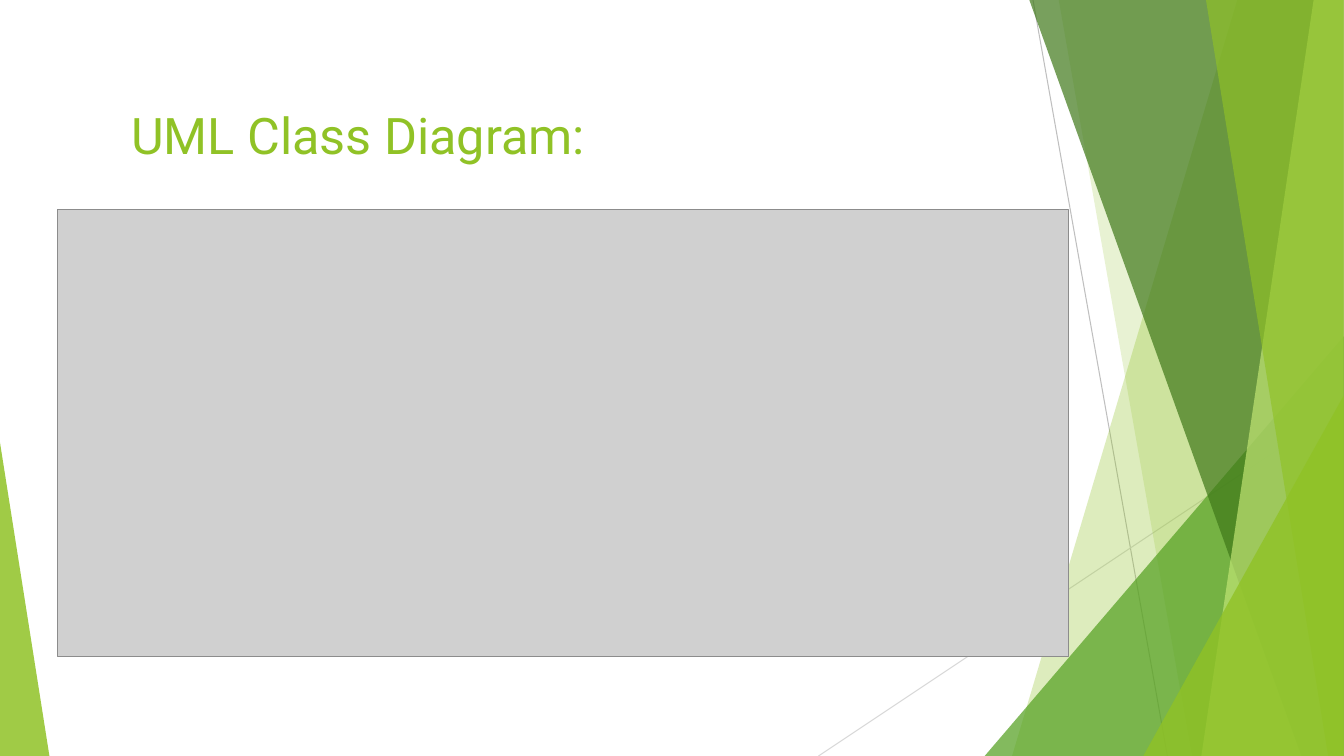
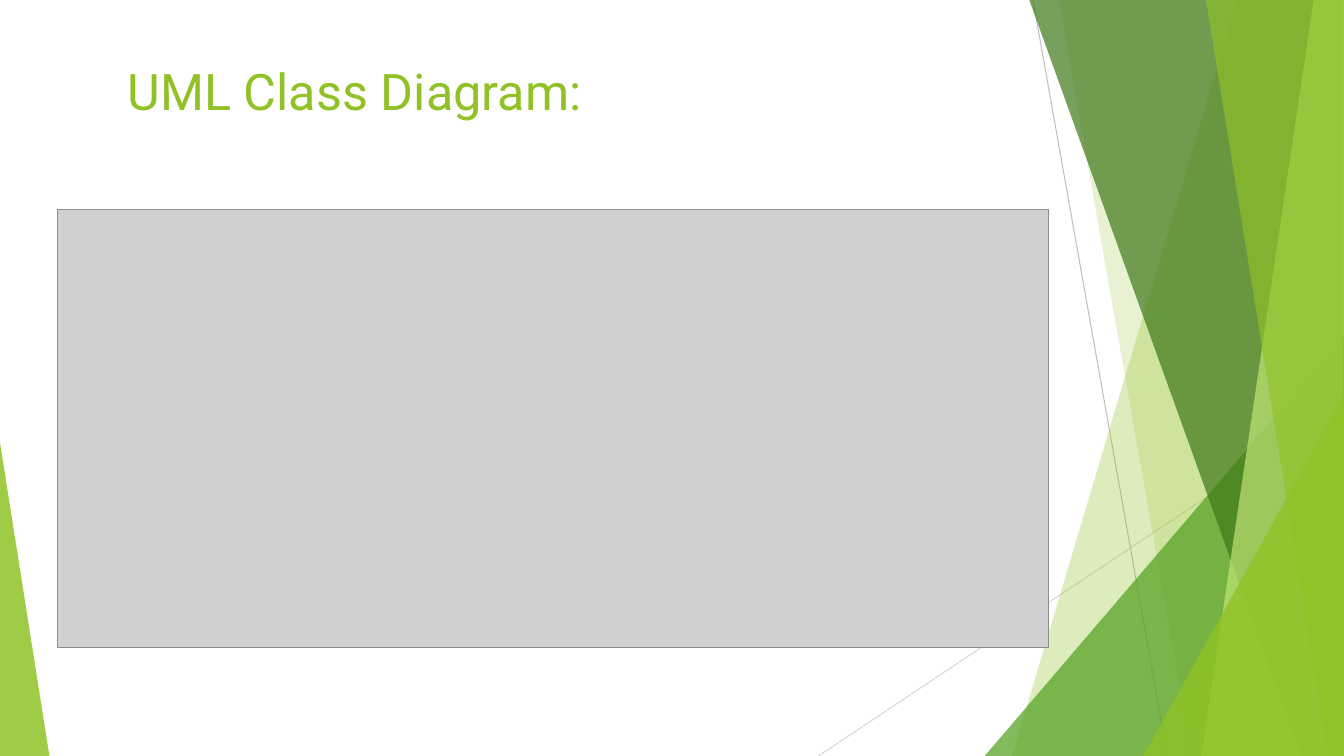
Before and after one commit to Naresh-Barua/Software-Engeneering-Project-, a slide deck: slide 6 of RateIt.pptx (slide 5 before the commit). Drawn at 1344x756 pixels with LibreOffice and Linux fonts; fonts in the diff are those of the drawing; grey boxes stand for pictures. Boxes give left, top, right and bottom in pixels: in the first picture for what was removed or moved away, otherwise in the second. Text is boxed around its words. In the diff, an @@ line names an element or a change of style, - is before the commit and + after.

```diff
--- a/RateIt.pptx
+++ b/RateIt.pptx
@@ title "UML Class Diagram:": place and size @@
-title "UML Class Diagram:" at [131, 116, 585, 165]
+title "UML Class Diagram:" at [128, 72, 582, 121]
@@ picture: place and size @@
-picture at [57, 210, 1069, 657]
+picture at [57, 210, 1048, 648]
```
Also in this commit, not shown: 5 other slides changed, 2 slides added.
